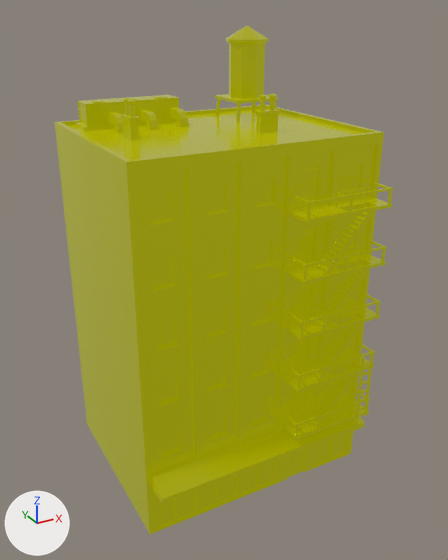
An edit to the glTF model public/models/building-block-5floor-front.glb, drawn before and after from the same camera.
Camera for both pictures: a 50 mm lens placed at (-14.8, -28.1, 24.7), pointed at (0.1, -1.1, 11.2). Lighting does not change. The marker at lower left points along +X, +Y and +Z. Where no turn or scale is listed for an object, it has been applied to the vertices.

Names of what the first picture shows: 'building-block-5floor-front'.
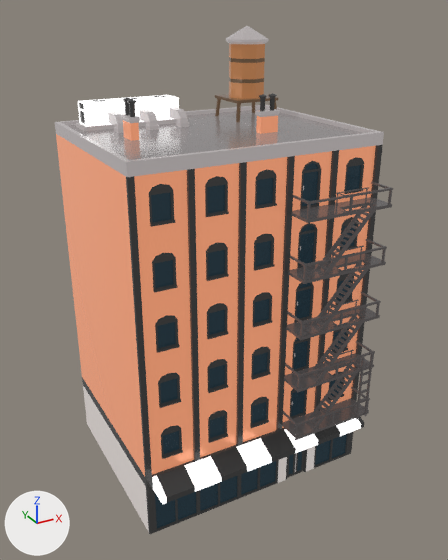
The edits, one by one:
Picture 'base' (img_base) is new.
Material 'LOWPOLY-COLORS.001' (mat_lowpoly_colors_001) is new.
Uses the picture img_base.
me_building_block_5floor_front has 2962 vertices, 5214 faces and spans x -6.5..6.5, y -6.7..5.3, z 0.0..23.8.
me_building_block_5floor_front no longer uses material mat_lowpoly_colors.
me_building_block_5floor_front now uses material mat_lowpoly_colors_001.

Changed parts and their boxes [x1, y1, x2, y2] in the pictures (448 x 560 px):
'building-block-5floor-front', recoloured
    both: [55, 26, 393, 534]
